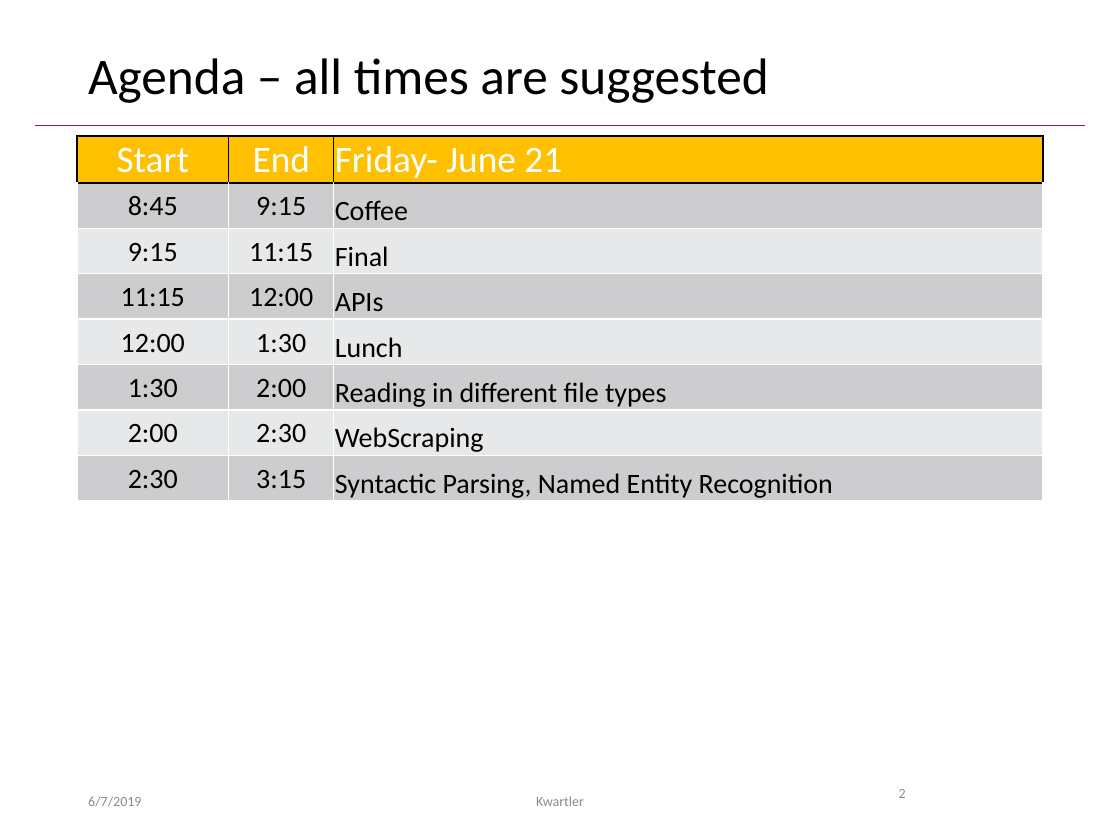
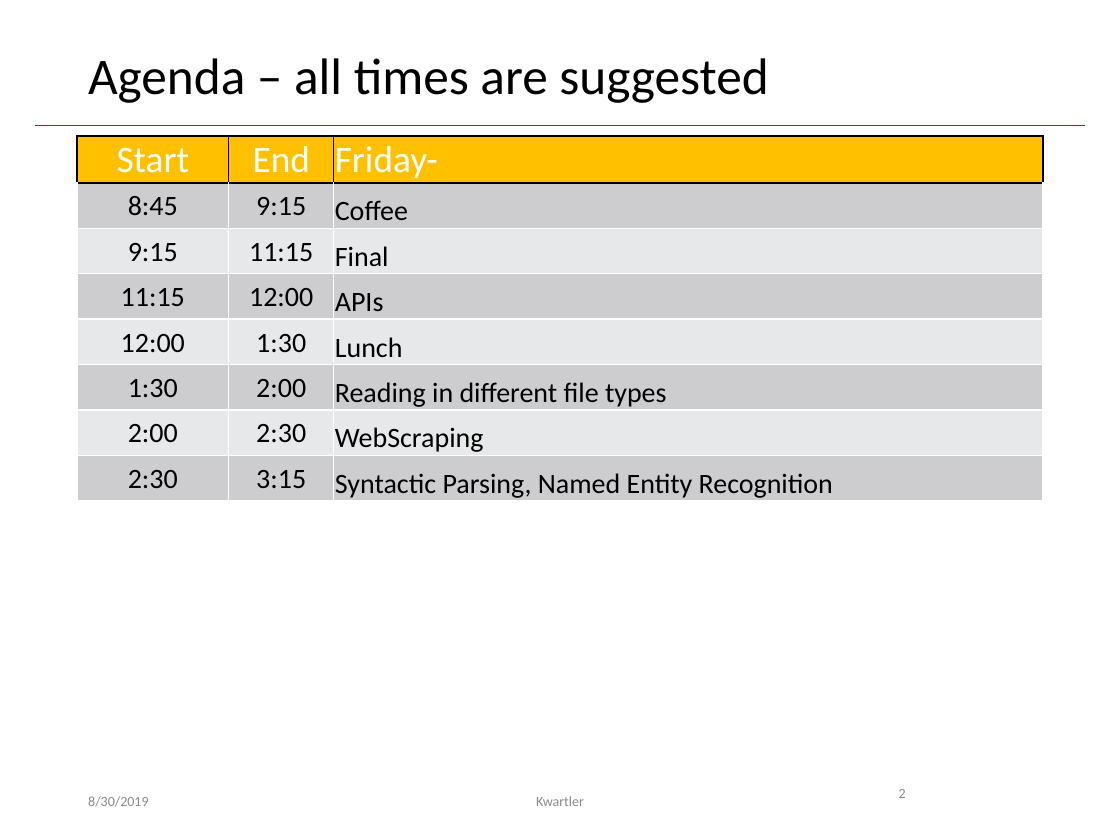
Before and after one commit to kwartler/GSERM_TextMining, a slide deck: slide 2 of E_Friday/GSERM_Friday_SyntacticParsing.pptx. Drawn at 1120x840 pixels with LibreOffice and Linux fonts; fonts in the diff are those of the drawing; background and template pictures are left out. Boxes give left, top, right and bottom in pixels: in the first picture for what was removed or moved away, otherwise in the second. Text is boxed around its words. In the diff, an @@ line names an element or a change of style, - is before the commit and + after.

Commit message:
small ppt edits

```diff
--- a/E_Friday/GSERM_Friday_SyntacticParsing.pptx
+++ b/E_Friday/GSERM_Friday_SyntacticParsing.pptx
@@ table at <box>77,137,1043,502</box> @@
-row 1, column 3: Friday- June 21
+row 1, column 3: Friday-
@@ text at <box>88,796,148,807</box>: text changed @@
-6/7/2019
+8/30/2019
```
Also in this commit, not shown: 16 other slides changed.
